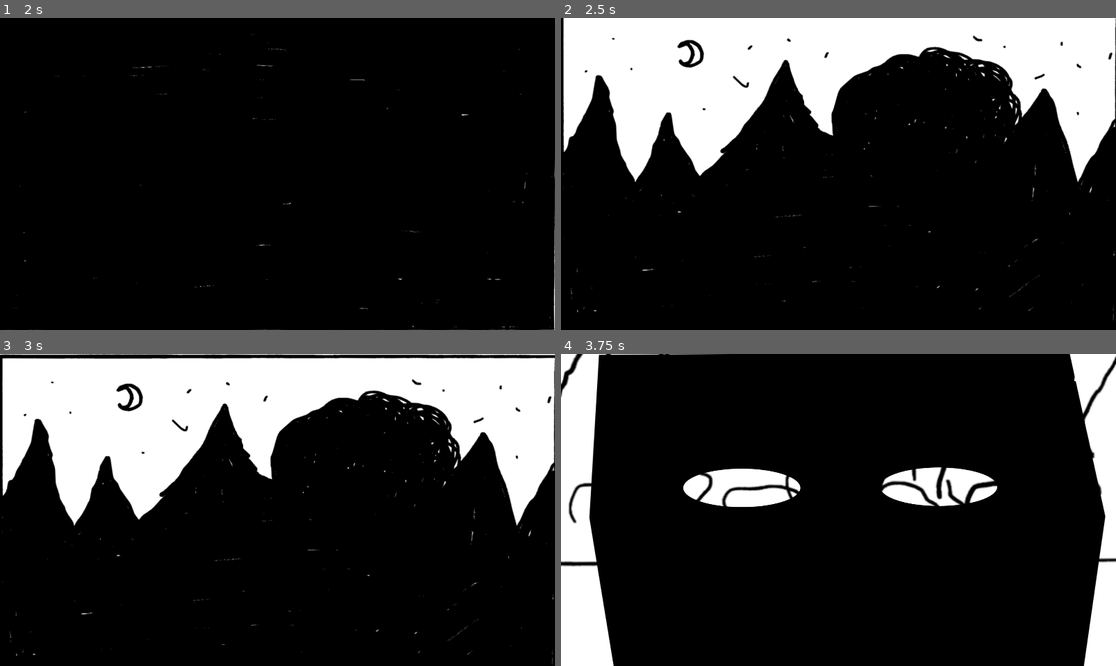
Above: before the commit, frames 1-4 (two rows, left to right).
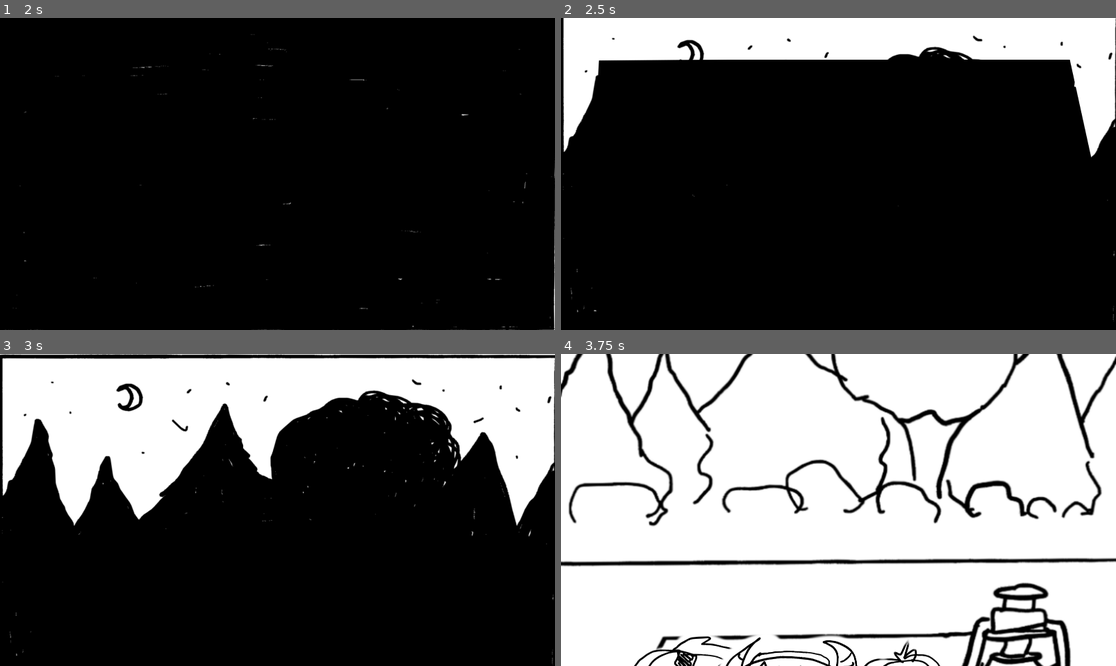
Above: after the commit, the same moments.

Repository: serrureriehurluberlesque/GGJ2026
Game: Godot game, scene res://scenes/main/main.tscn
The game is run twice, just before and just after one commit, with the same random seed, the same clock (stepped at 60 frames per second) and the same inputs. The engine's default icon, where the game draws it, is replaced by a stand-in: a white triangle on a blue panel in a dark square.
Inputs (mouse positions are in pixels of both pictures, inside the frame that each line leads up to):
- Up to frame 1 (2 s): tap Enter at 0.5 s; move the mouse to (399, 158) at 0.52 s; press the mouse at (399, 158) at 0.53 s; hold Up (ui_up) 0.53-1.28 s; tap Space at 1.25 s; move the mouse to (166, 189) at 1.27 s; release the mouse at (166, 189) at 1.28 s; hold Down (ui_down) from 1.28 s (still down); tap E (activate) at 1.35 s; click (166, 189) at 1.55 s
- Up to frame 2 (2.5 s): move the mouse to (699, 164) at 2.02 s; release Down (ui_down) at 2.03 s; press the mouse at (699, 164) at 2.03 s; hold Up (ui_up) from 2.03 s (still down)
- Up to frame 3 (3 s): keep holding Up (ui_up); move the mouse to (249, 572) at 2.77 s; release the mouse at (249, 572) at 2.78 s; click (249, 572) at 2.85 s
- Up to frame 4 (3.75 s): move the mouse to (1005, 556) at 3.52 s; release Up (ui_up) at 3.53 s; hold Down (ui_down) from 3.53 s (still down); hold E (activate) from 3.53 s (still down)

Frame 1 is identical in both runs. In frame 2, 13% of the frame differs, in the area x 6-96%, y 13-94%; in frame 3, less than 0.1%; in frame 4, 80%, in the area x 5-99%, y 0-100%.

Commit message:
change type of type

Diff:
--- a/ggj2026/mask.gd
+++ b/ggj2026/mask.gd
@@ -1,19 +1,15 @@
 extends Node2D
 
-@export var type: String
+@export var type: int
 
 signal mask_on(type)
 
 func _ready():
-	%Sprite.texture = load("res://scenes/main/assets/mask_%s_wood.png" % type)
+	%Sprite.texture = load("res://scenes/main/assets/mask_%d_wood.png" % type)
 
 func _on_area_2d_input_event(viewport: Node, event: InputEvent, shape_idx: int) -> void:
 	if event.is_action_pressed("click"):
 		%Anim.play("put_on_mask")
-
-
-func _on_anim_animation_finished(anim_name: StringName) -> void:
-	if anim_name == "put_on_mask":
 		mask_on.emit(type)
 
 func remove():
--- a/ggj2026/scenes/main/main.gd
+++ b/ggj2026/scenes/main/main.gd
@@ -12,7 +12,7 @@
 # State variables
 var camera_pos = "up"
 var light_on = true
-var mask_on = false
+var mask_on = 0
 
 func _ready() -> void:
 	$Camera/MaskOn.position = Vector2(0.0, HEIGHT)
@@ -36,15 +36,15 @@
 	if mask_on and event.is_action_pressed("click"):
 		$AnimationPlayer.play("mask_off")
 		find_child("mask_%s" % mask_on).remove()
-		$Monsters.update_masks(0)
 		$Monsters.update_knsea(true)
-		mask_on = null
+		mask_on = 0
+		$Monsters.update_masks(mask_on)
 
 func camera_trans(new_pos):
 	create_tween().set_trans(Tween.TRANS_SINE).tween_property($Camera, "position", new_pos, TRANS_TIME)
 
-func _on_mask_on(type: String) -> void:
+func _on_mask_on(type: int) -> void:
 	$AnimationPlayer.play("mask_on")
 	mask_on = type
-	$Monsters.update_masks(int(type))
+	$Monsters.update_masks(type)
 	$Monsters.update_knsea(false)
